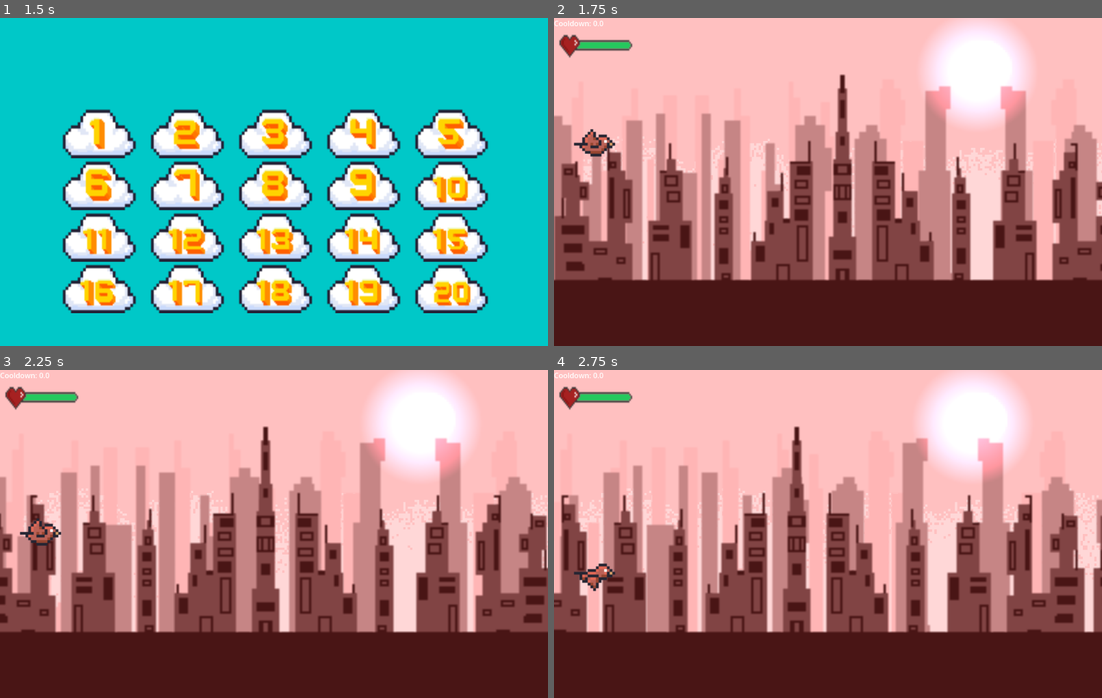
Above: before the commit, frames 1-4 (two rows, left to right).
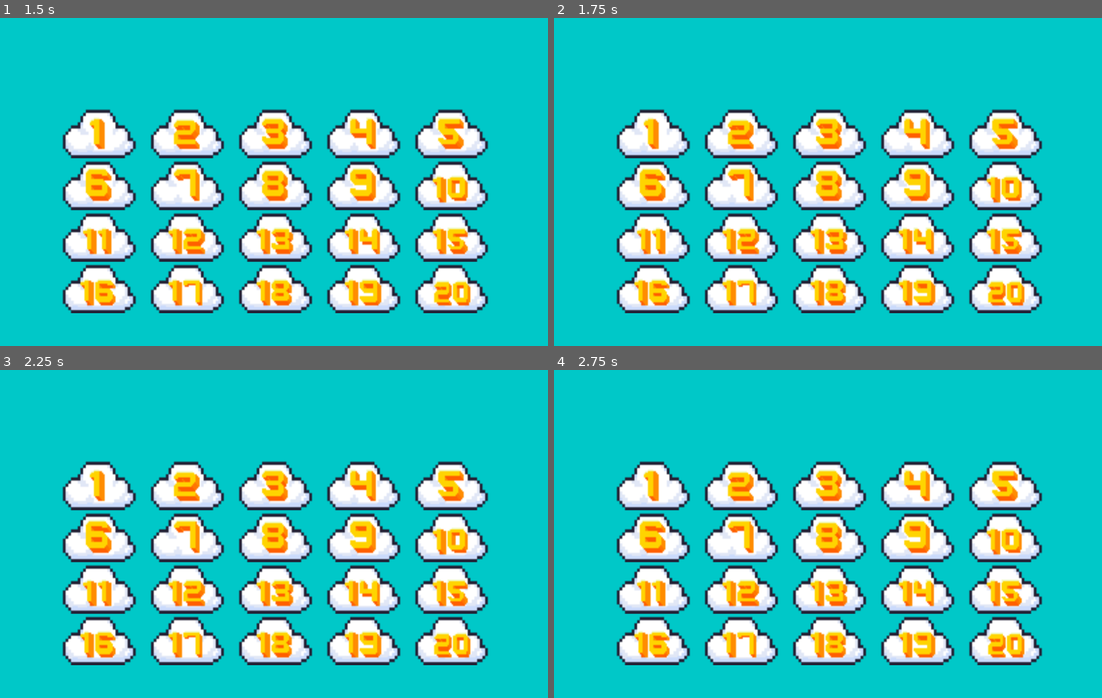
Above: after the commit, the same moments.

Repository: ItzAshmit/Inverse-flappy-bird
Game: Godot game, scene res://Scenes/main_menu.tscn
Two runs of this game, one before a commit and one after it. Both use one fixed random seed, a clock stepped at 60 frames per second and the inputs below.
Inputs (mouse positions are in pixels of both pictures, inside the frame that each line leads up to):
- Up to frame 1 (1.5 s): click "Play" at 0.5 s; tap Enter at 1.25 s; move the mouse to (394, 165) at 1.27 s; click (394, 165) at 1.42 s
- Up to frame 2 (1.75 s): no input
- Up to frame 3 (2.25 s): move the mouse to (164, 550) at 2.02 s; click (164, 550) at 2.17 s
- Up to frame 4 (2.75 s): no input

Frame 1 is identical in both runs. In frame 2, 100% of the frame differs, in the area x 0-100%, y 0-100%; in frame 3, 100%; in frame 4, 100%.
Error before the commit: Cannot call method 'get_child' on a null value. (res://Scripts/main_game.gd:13)

Commit message:
Add level unlock checks and Buttons node
Add a Buttons Control and a child Button to the baselevel scene (Button uses toggle_mode). Update level_menu.gd to track levels_cleared and load progress from user://save.cfg, initializing it if missing. _on_button_pressed now loads progress, parses the level index from the parent name, and only changes scene if the level is unlocked (level <= levels_cleared + 1).

Diff:
--- a/Scenes/levels/baselevel.tscn
+++ b/Scenes/levels/baselevel.tscn
@@ -112,6 +112,18 @@
 offset_bottom = 40.0
 texture = ExtResource("7_73nn6")
 
+[node name="Buttons" type="Control" parent="CanvasLayer" unique_id=664428575]
+layout_mode = 3
+anchors_preset = 0
+offset_right = 40.0
+offset_bottom = 40.0
+
+[node name="Button" type="Button" parent="CanvasLayer/Buttons" unique_id=1471892183]
+layout_mode = 0
+offset_right = 8.0
+offset_bottom = 8.0
+toggle_mode = true
+
 [node name="Border" type="StaticBody2D" parent="." unique_id=1227874653]
 position = Vector2(380, 464)
 collision_layer = 8
--- a/Scripts/level_menu.gd
+++ b/Scripts/level_menu.gd
@@ -1,7 +1,19 @@
 extends Control
-
+var levels_cleared =0
 
 func _on_button_pressed() -> void:
 	var button := get_viewport().gui_get_focus_owner()
 	if button:
-		get_tree().change_scene_to_file("res://Scenes/levels/" + str(button.get_parent().name) + ".tscn")
+		load_data()
+		var level = str(button.get_parent().name).substr(5,-1).to_int()
+		if(level<=(levels_cleared+1)):
+			get_tree().change_scene_to_file("res://Scenes/levels/" + str(button.get_parent().name) + ".tscn")
+func load_data():
+	var config = ConfigFile.new()
+	var save_path = "user://save.cfg"
+	var err = config.load("user://save.cfg")
+	if err == 0:
+		levels_cleared = config.get_value("progress", "levels_cleared", 0)
+	else:
+		config.set_value("progress", "levels_cleared", 0)
+		config.save(save_path)
